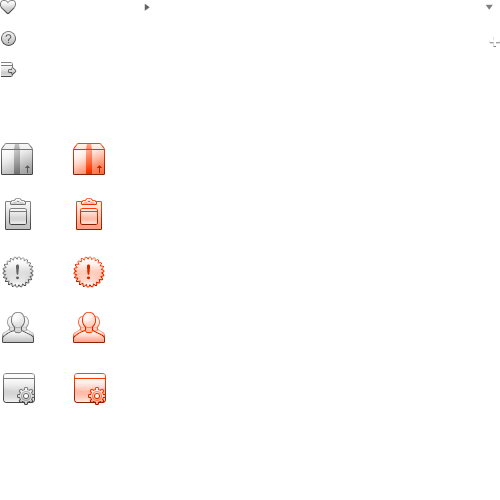
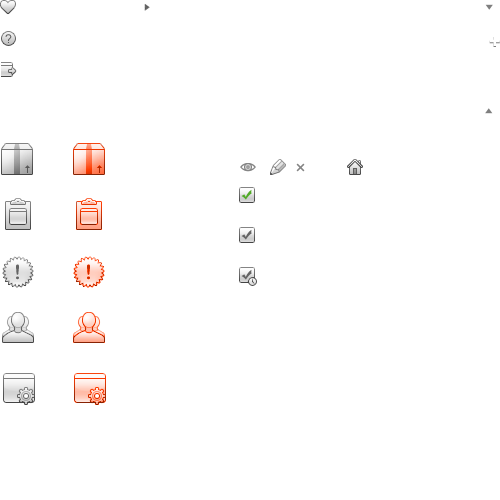
Before/after of a 500x500 layered artwork. What changed in the layer stack:
added layer "Ebene 5" above "Ebene 4" over [240, 159, 363, 175]
added layer "Ebene 4" above "Add / Plus" over [239, 187, 257, 286]
added layer "Dropdown2" above "Dropdown1" over [485, 108, 493, 114]
